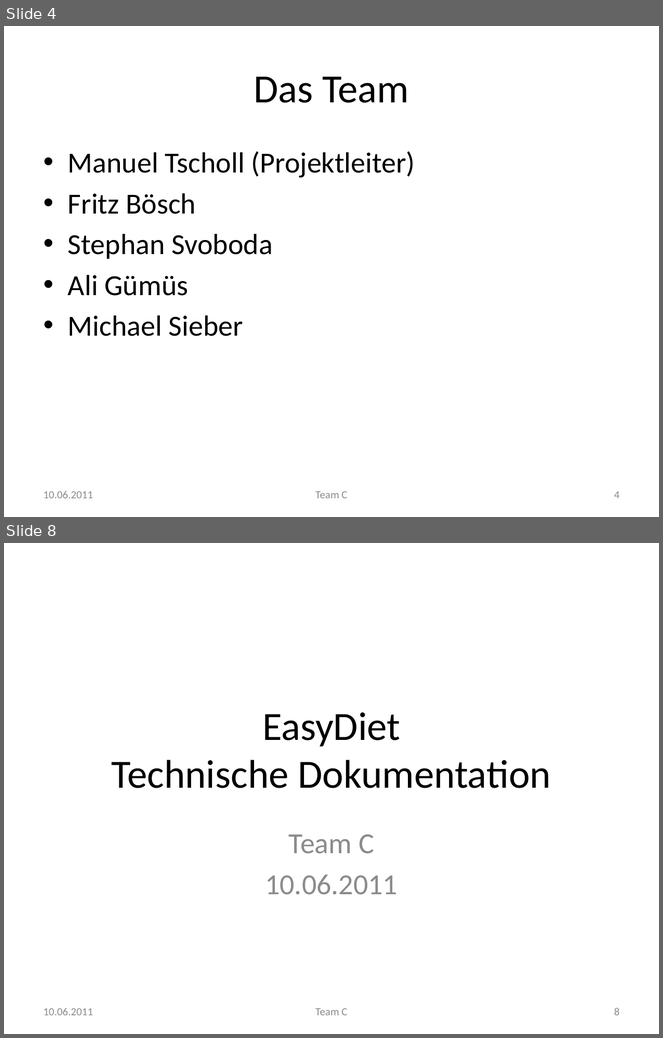
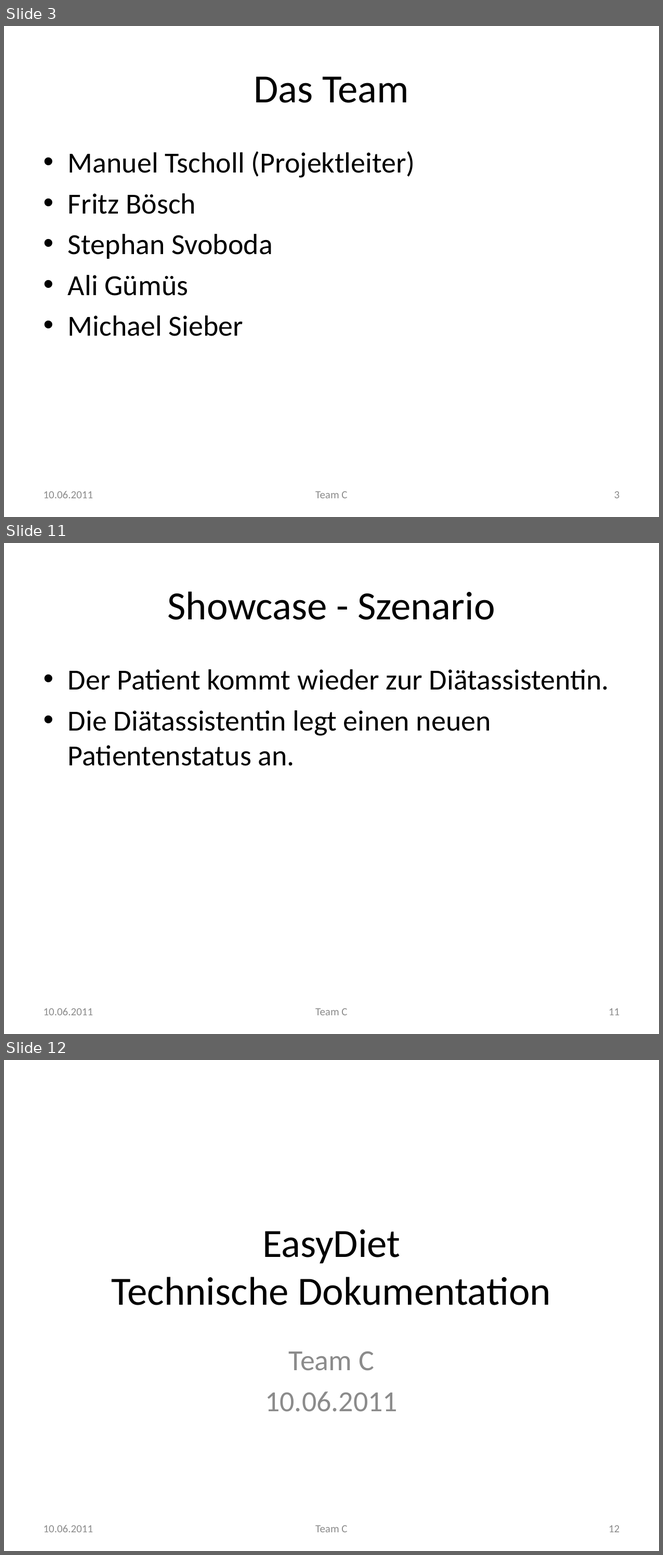
Before and after one commit to manuelTscholl/easydiet-team-c, a slide deck: doc/Abschluss/EasyDiet.pptx. Shown one above the other, each under a label of ours: slides 4 and 8 before the commit, slides 3, 11 and 12 after it; the slides between them are not shown. The pictures are 663x1038 and 663x1555 pixels, drawn with LibreOffice and Linux fonts; fonts in the diff are those of the drawing. Boxes give left, top, right and bottom in pixels: in the first picture for what was removed or moved away, otherwise in the second. Text is boxed around its words. In the diff, an @@ line names an element or a change of style, - is before the commit and + after.

```diff
--- a/doc/Abschluss/EasyDiet.pptx
+++ b/doc/Abschluss/EasyDiet.pptx
@@ slide 11 added at [4,543,659,1034], background #FFFFFF @@
@@ title added at [167,591,495,620], 44 pt, text #000000 @@
+Showcase - Szenario
@@ text added at [68,669,609,766], 32 pt, text #000000 @@
+• Der Patient kommt wieder zur Diätassistentin.
+• Die Diätassistentin legt einen neuen Patientenstatus an.
@@ text added at [44,1008,93,1016], 12 pt, text #8C8C8C @@
+10.06.2011
@@ text added at [315,1008,347,1016], 12 pt, text #8C8C8C @@
+Team C
@@ page number added at [609,1008,620,1016], 12 pt, text #8C8C8C @@
+11
@@ what was slide 4 is now slide 3 @@
@@ page number at [614,491,620,499]: text changed @@
-4
+3
@@ what was slide 8 is now slide 12 @@
@@ page number at [609,1525,620,1533]: text changed @@
-8
+12
```
Also in this commit, not shown: 12 slides changed, 10 other slides added, 3 other files.
